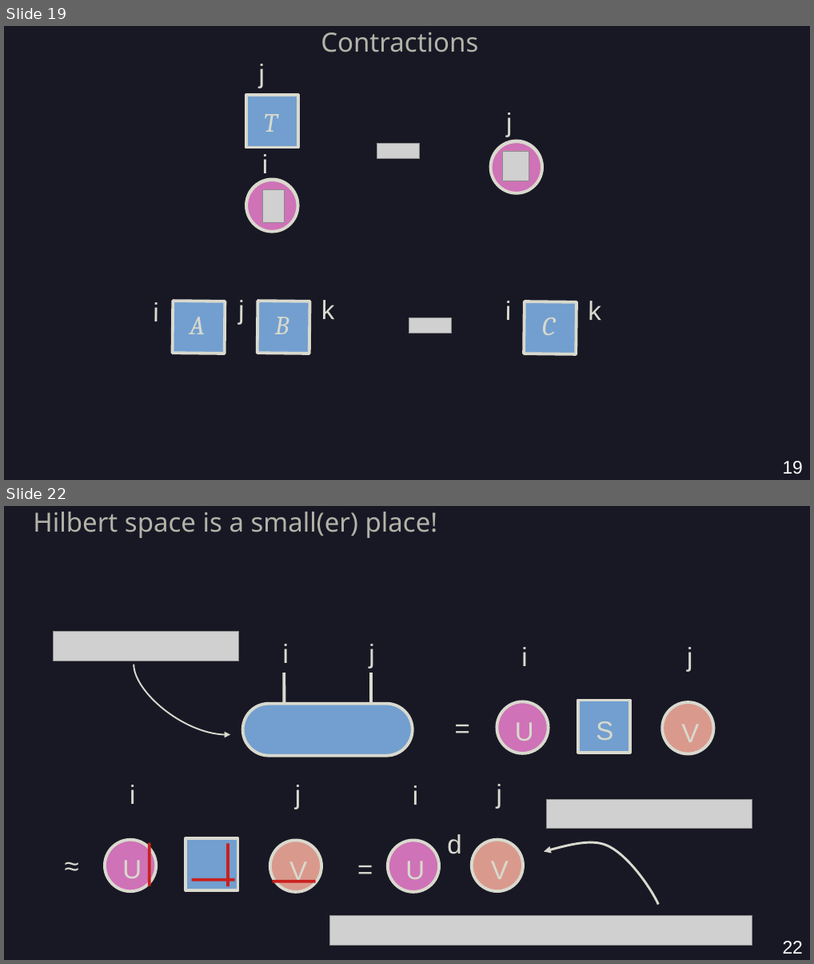
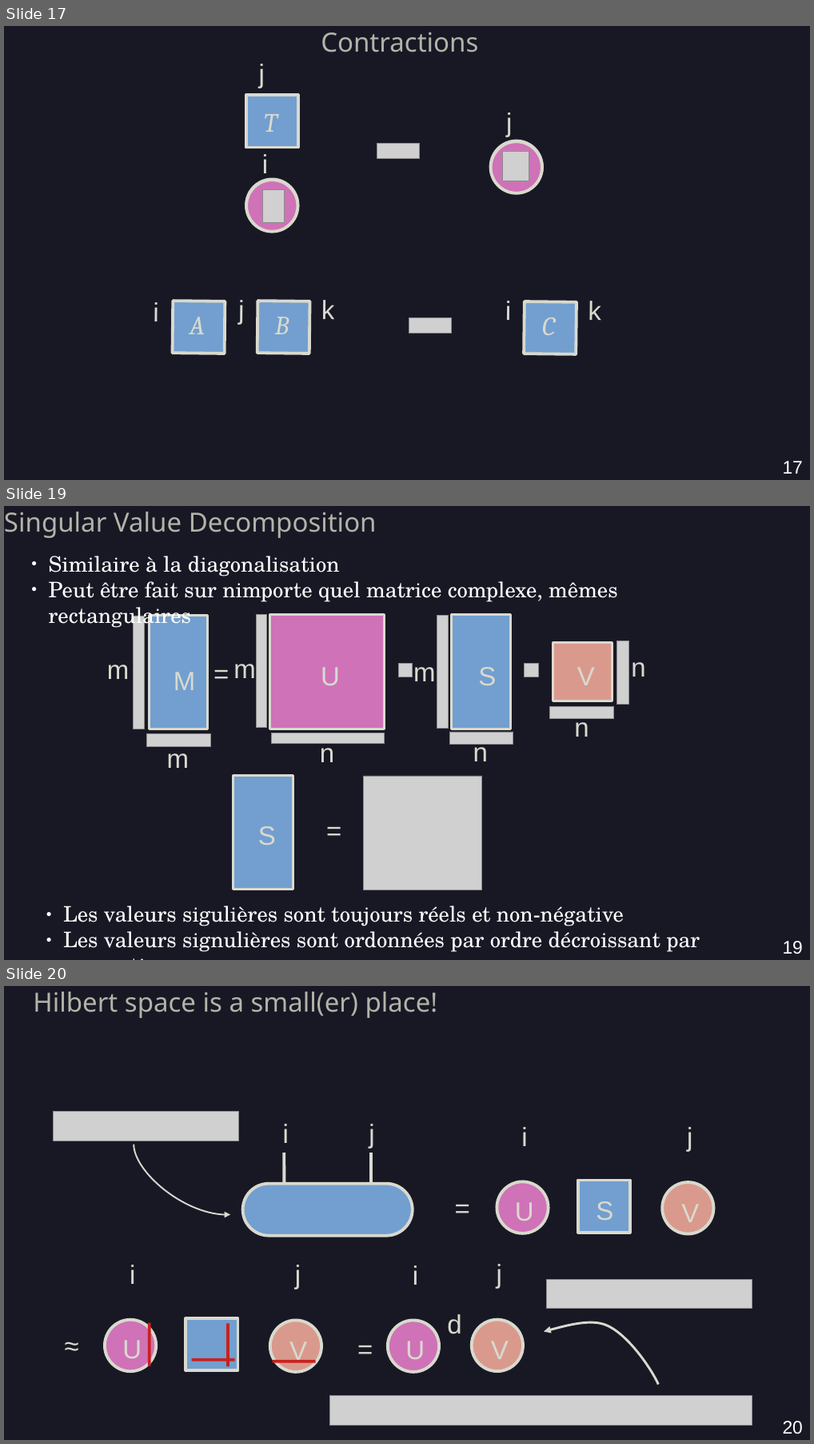
Before and after one commit to AmdaU/presentations, a slide deck: Seminaire/Seminaire.odp. Shown one above the other, each under a label of ours: slides 19 and 22 before the commit, slides 17, 19 and 20 after it; the slides between them are not shown. The pictures are 814x964 and 814x1444 pixels, drawn with LibreOffice and Linux fonts; fonts in the diff are those of the drawing; grey boxes stand for pictures; background and template pictures are left out. Boxes give left, top, right and bottom in pixels: in the first picture for what was removed or moved away, otherwise in the second. Text is boxed around its words. In the diff, an @@ line names an element or a change of style, - is before the commit and + after.

```diff
--- a/Seminaire/Seminaire.odp
+++ b/Seminaire/Seminaire.odp
@@ slide 19 added at (4, 506, 810, 960), background #181825 @@
@@ text added at (4, 512, 377, 538), 26 pt, text #B3B3A9 @@
+Singular Value Decomposition
@@ text added at (49, 556, 618, 629), 21 pt, text #FFFFFF @@
+● Similaire à la diagonalisation
+● Peut être fait sur nimporte quel matrice complexe, mêmes rectangulaires
@@ group added at (107, 614, 646, 890): 15 texts, 11 pictures, 5 rectangles @@
+m
+m
+S
+=
+=
+M
+U
+S
+V
+n
+n
+n
+m
+n
+m
@@ text added at (63, 905, 700, 952), 21 pt, text #FFFFFF @@
+● Les valeurs sigulières sont toujours réels et non-négative
+● Les valeurs signulières sont ordonnées par ordre décroissant par convention
@@ page number added at (783, 940, 803, 953), 18 pt, text #FFFFFF @@
+19
@@ what was slide 19 is now slide 17 @@
@@ page number at (783, 460, 803, 473): text changed @@
-19
+17
@@ what was slide 22 is now slide 20 @@
@@ page number at (783, 1420, 803, 1434): text changed @@
-22
+20
```
Also in this commit, not shown: 6 slides changed, 2 other slides added, 5 slides removed, 15 other files.
